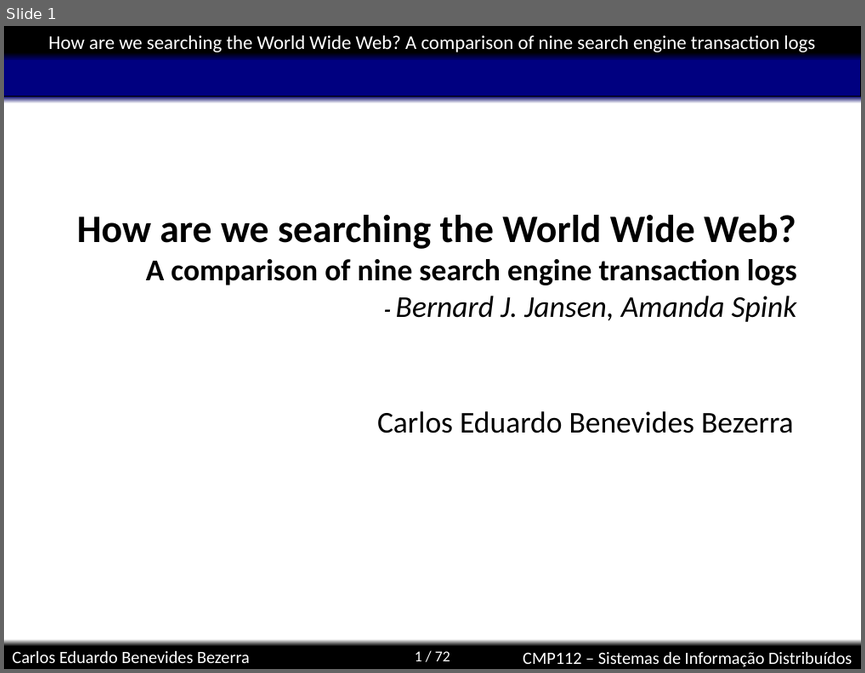
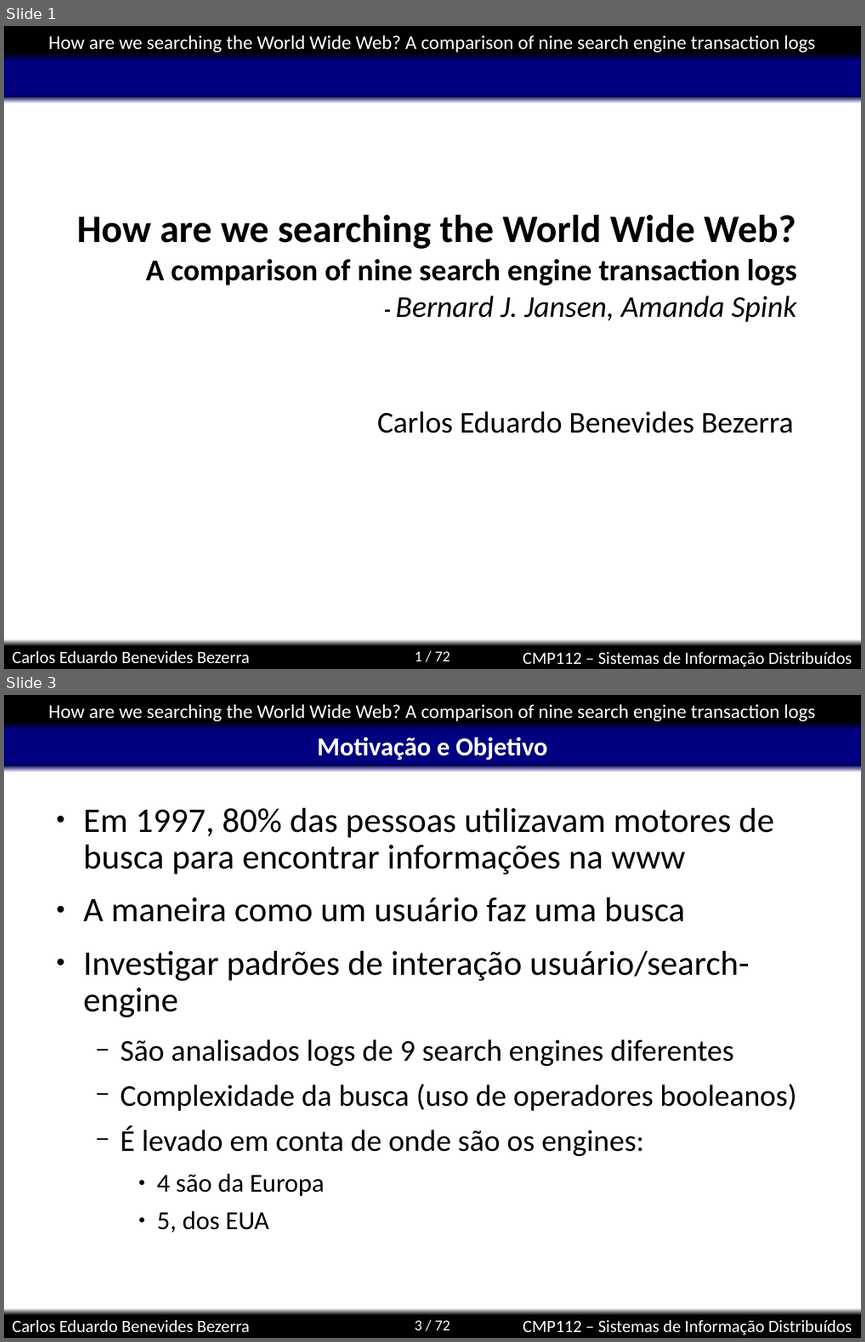
Before and after one commit to kdubezerra/kdubezerra, a slide deck: disciplinas/cmp112/artigohow.ppt. Shown one above the other, each under a label of ours: slide 1 before the commit, slides 1 and 3 after it; the slides between them are not shown. The pictures are 865x673 and 865x1342 pixels, drawn with LibreOffice and Linux fonts; fonts in the diff are those of the drawing; background and template pictures are left out. Boxes give left, top, right and bottom in pixels: in the first picture for what was removed or moved away, otherwise in the second. Text is boxed around its words. In the diff, an @@ line names an element or a change of style, - is before the commit and + after.

```diff
--- a/disciplinas/cmp112/artigohow.ppt
+++ b/disciplinas/cmp112/artigohow.ppt
@@ slide 3 added at (4,695,861,1338), background #FFFFFF; not listed: 8 template elements that a slide beside it also shows @@
@@ title added at (317,737,547,760), 24 pt, text #FFFFFF, bold @@
+Motivação e Objetivo
@@ text added at (83,807,797,1232), 32 pt, text #000000 @@
+● Em 1997, 80% das pessoas utilizavam motores de busca para encontrar informações na www
+● A maneira como um usuário faz uma busca
+● Investigar padrões de interação usuário/search-engine
+  − São analisados logs de 9 search engines diferentes
+  − Complexidade da busca (uso de operadores booleanos)
+  − É levado em conta de onde são os engines:
+    ● 4 são da Europa
+    ● 5, dos EUA
```
Also in this commit, not shown: 1 slide changed.
